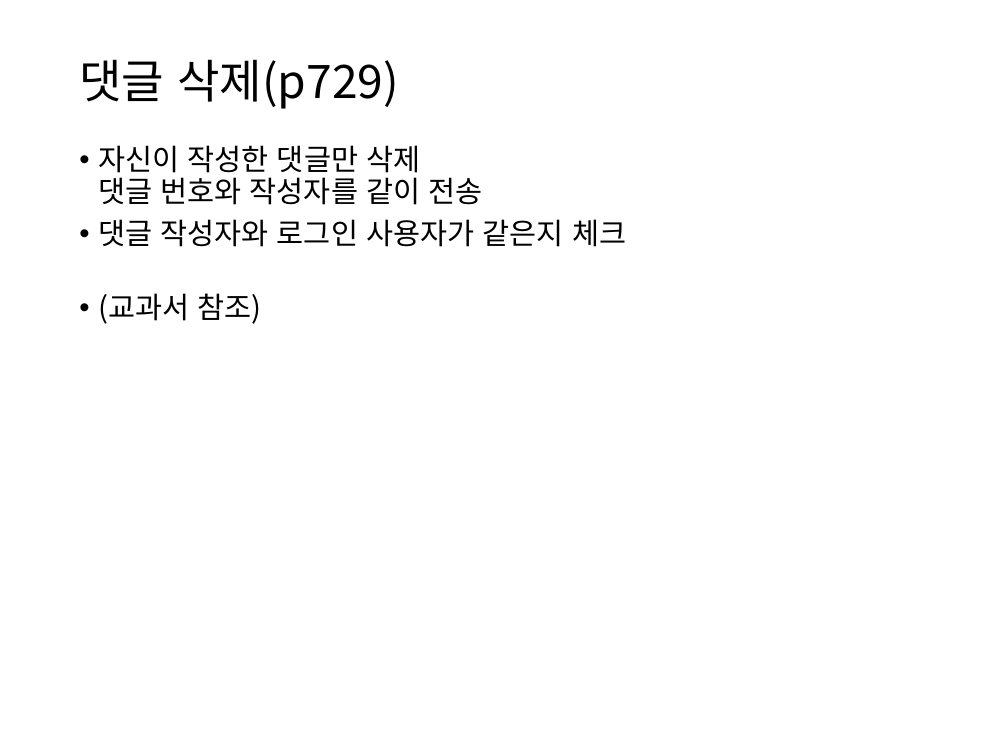
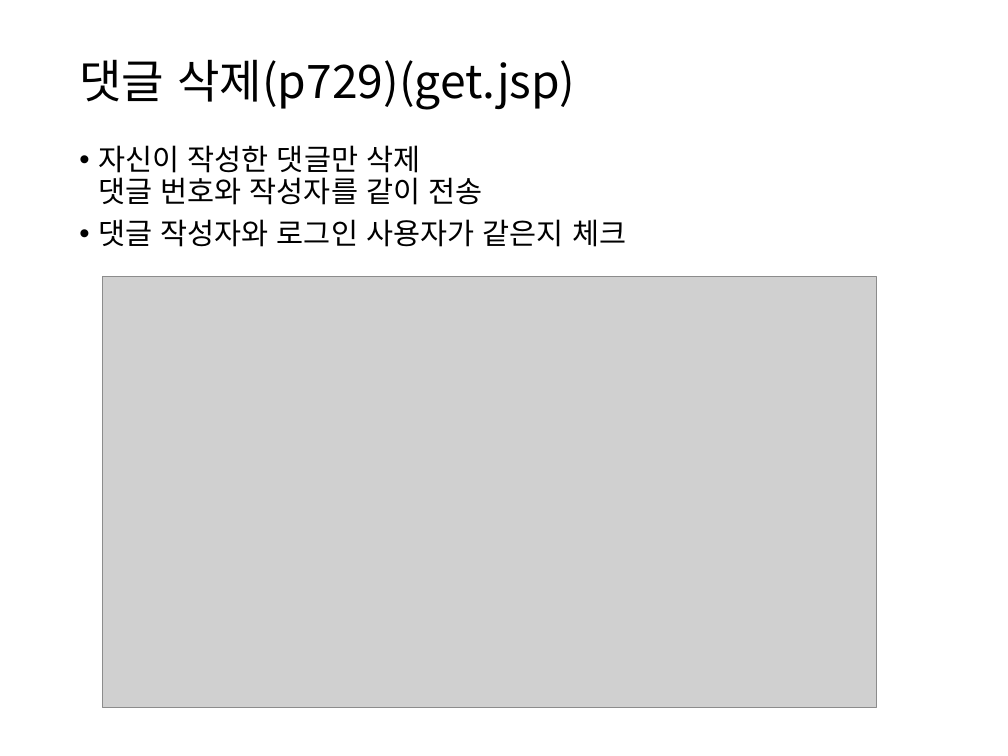
Before and after one commit to itrecipe/Web_Study_ez, a slide deck: slide 71 of spring - 학습자료/코드로 배우는 스프링 웹 프로젝트 (개정판) 학습자료/PART7.pptx. Drawn at 1008x756 pixels with LibreOffice and Linux fonts; fonts in the diff are those of the drawing; grey boxes stand for pictures. Boxes give left, top, right and bottom in pixels: in the first picture for what was removed or moved away, otherwise in the second. Text is boxed around its words. In the diff, an @@ line names an element or a change of style, - is before the commit and + after.

```diff
--- a/spring - 학습자료/코드로 배우는 스프링 웹 프로젝트 (개정판) 학습자료/PART7.pptx
+++ b/spring - 학습자료/코드로 배우는 스프링 웹 프로젝트 (개정판) 학습자료/PART7.pptx
@@ title at [79,59,575,110]: text changed @@
-댓글 삭제(p729)
+댓글 삭제(p729)(get.jsp)
@@ text at [98,293,262,324]: paragraph removed @@
-• (교과서 참조)
@@ picture added at [102,276,876,707] @@
```
Also in this commit, not shown: 9 other slides changed, 3 slides added, 1 other file.
